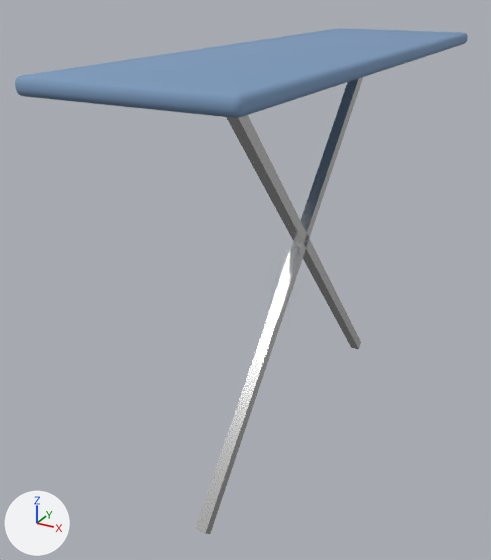
The glTF model modules/assets/internal/models/furniture/furniture.home.ironing_board.glb as it was, and as the next commit left it.
One viewpoint serves both versions: a 50 mm lens placed at (0.598, -1.353, 1.04), pointed at (-0.102, -0.081, 0.403). Lighting does not change. The marker at lower left points along +X, +Y and +Z. The picture after the commit comes second.

In view in the first picture: 'main__fabric_blue', 'main__steel_stainless'.
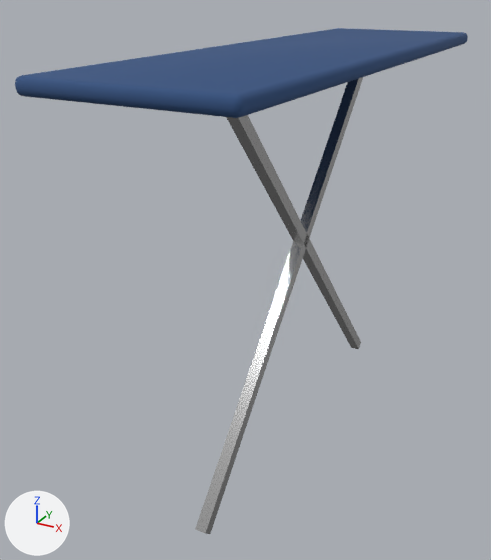
What the commit changed:
Material 'fabric_blue' (mat_fabric_blue) changes colour from blue #7c99bc to blue #33527f; in linear values from (0.2, 0.32, 0.5) to (0.0331, 0.0835, 0.214).

Location of each change, [x1, y1, x2, y2] in pixels of the pictures (491 x 560 px):
'main__fabric_blue', recoloured (darker): [15, 28, 468, 118] in both
